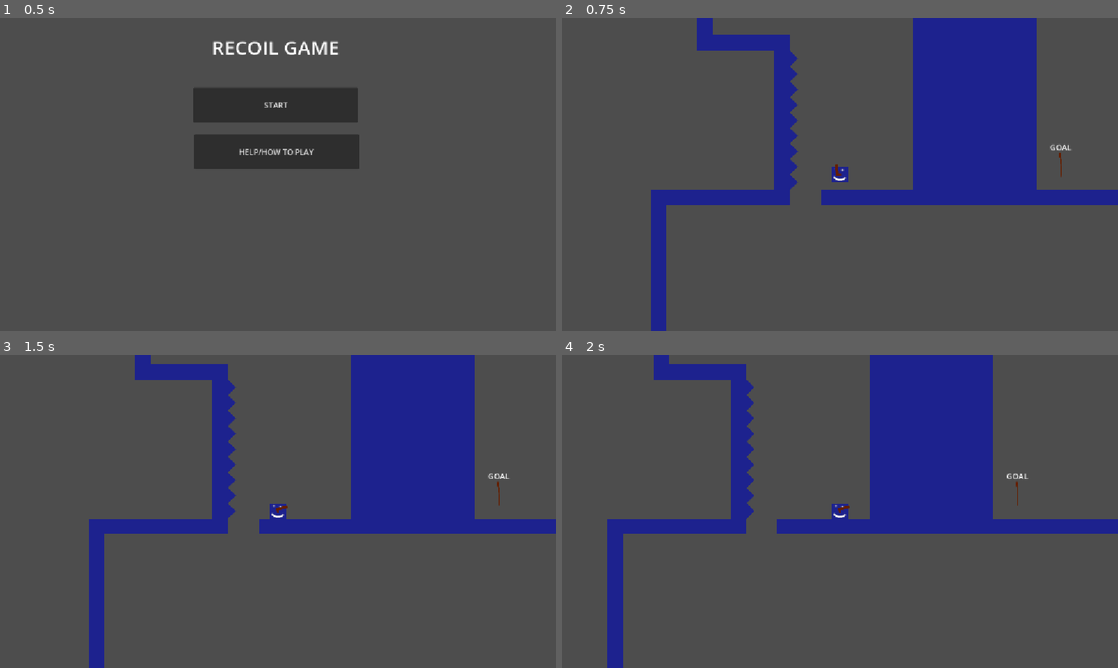
Above: before the commit, frames 1-4 (two rows, left to right).
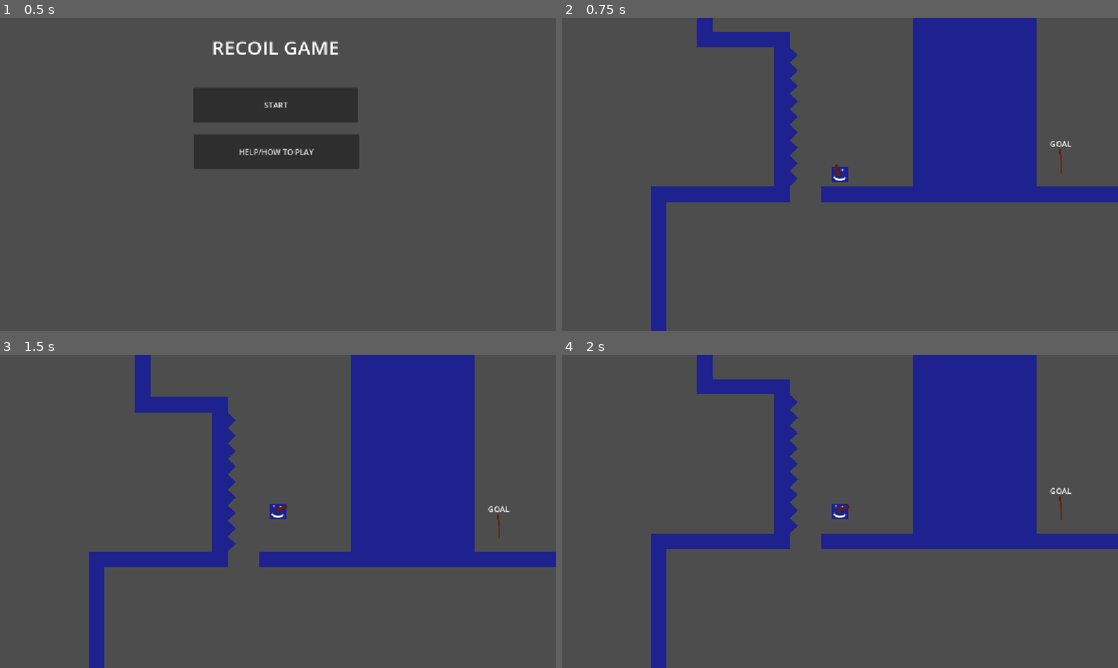
Above: after the commit, the same moments.

Repository: ejoit/Shooter-Game
Game: Godot game, scene res://Scenes/tile_screen.tscn
Two runs of this game, one before a commit and one after it. Both use one fixed random seed, a clock stepped at 60 frames per second and the inputs below.
Inputs (mouse positions are in pixels of both pictures, inside the frame that each line leads up to):
- Up to frame 1 (0.5 s): no input
- Up to frame 2 (0.75 s): click "START" at 0.5 s
- Up to frame 3 (1.5 s): tap Enter (ui_accept) at 1.25 s; move the mouse to (400, 495) at 1.27 s; hold Right (ui_right) from 1.28 s (still down); click (400, 495) at 1.35 s
- Up to frame 4 (2 s): keep holding Right (ui_right); tap Enter (ui_accept) at 1.52 s

Frame 1 is identical in both runs. In frame 2, 1.9% of the frame differs, in the area x 16-100%, y 4-60%; in frame 3, 9.9%; in frame 4, 22%, in the area x 8-100%, y 0-100%.

Commit message:
the mutie node state machines
just overcomplicated for now
dont know why tutorails overcomplicate it

Diff:
--- /dev/null
+++ b/Might use later/States/state_machine.tscn
@@ -0,0 +1,17 @@
+[gd_scene format=3 uid="uid://b1u03bwv27qf8"]
+
+[ext_resource type="Script" uid="uid://dwgdvtddx81b3" path="res://Might use later/States/state_machine.gd" id="1_wiu0n"]
+[ext_resource type="Script" uid="uid://g03uxgws823b" path="res://Might use later/States/Ground.gd" id="2_k173b"]
+[ext_resource type="Script" uid="uid://7giy6ge4y0gu" path="res://Might use later/States/Air.gd" id="3_yoeyo"]
+
+[node name="StateMachine" type="Node" unique_id=1118068997 node_paths=PackedStringArray("initial_state", "player")]
+script = ExtResource("1_wiu0n")
+initial_state = NodePath("GroundState")
+player = NodePath("")
+metadata/_custom_type_script = "uid://dwgdvtddx81b3"
+
+[node name="GroundState" type="Node" parent="." unique_id=901593350]
+script = ExtResource("2_k173b")
+
+[node name="AirState" type="Node" parent="." unique_id=409535736]
+script = ExtResource("3_yoeyo")
--- a/Scenes/player.tscn
+++ b/Scenes/player.tscn
@@ -1,12 +1,9 @@
 [gd_scene format=3 uid="uid://be8qbmt0fe144"]
 
-[ext_resource type="Script" uid="uid://oopavh2c5iu6" path="res://Player/Scripts/newplayer.gd" id="1_8erm5"]
-[ext_resource type="Script" uid="uid://dwgdvtddx81b3" path="res://Player/Scripts/state_machine.gd" id="2_8erm5"]
+[ext_resource type="Script" uid="uid://c7uw2se0iwjkh" path="res://Player/Scripts/player.gd" id="1_cvnsp"]
 [ext_resource type="Texture2D" uid="uid://dkpnvud1may1r" path="res://beta Throwaway stuuf/test_char.png" id="2_cvnsp"]
 [ext_resource type="PackedScene" uid="uid://bfyqebuqpeull" path="res://Scenes/gun_1.tscn" id="3_6t5aa"]
-[ext_resource type="Script" uid="uid://g03uxgws823b" path="res://Player/Scripts/States/Ground.gd" id="3_f1ek2"]
 [ext_resource type="Script" uid="uid://co6ub37ujgp7h" path="res://Scripts/camera_2d.gd" id="3_vgqql"]
-[ext_resource type="Script" uid="uid://7giy6ge4y0gu" path="res://Player/Scripts/States/Air.gd" id="4_tx1dd"]
 [ext_resource type="AudioStream" uid="uid://u8e06n0l7dgt" path="res://beta Throwaway stuuf/Shoot6.wav" id="5_fkybt"]
 
 [sub_resource type="RectangleShape2D" id="RectangleShape2D_vgqql"]
@@ -21,19 +18,7 @@
 point_count = 2
 
 [node name="Player" type="CharacterBody2D" unique_id=591046258]
-script = ExtResource("1_8erm5")
-
-[node name="StateMachine" type="Node" parent="." unique_id=736643188 node_paths=PackedStringArray("initial_state", "player")]
-script = ExtResource("2_8erm5")
-initial_state = NodePath("GroundState")
-player = NodePath("..")
-metadata/_custom_type_script = "uid://dwgdvtddx81b3"
-
-[node name="GroundState" type="Node" parent="StateMachine" unique_id=189457691]
-script = ExtResource("3_f1ek2")
-
-[node name="AirState" type="Node" parent="StateMachine" unique_id=2094210729]
-script = ExtResource("4_tx1dd")
+script = ExtResource("1_cvnsp")
 
 [node name="Sprite2D" type="Sprite2D" parent="." unique_id=372695957]
 position = Vector2(-2.3841858e-07, 0)
--- a/project.godot
+++ b/project.godot
@@ -28,6 +28,7 @@
 [file_customization]
 
 folder_colors={
+"res://Might use later/": "red",
 "res://Player/": "green"
 }
 
Renamed: Player/Scripts/States/Air.gd -> Might use later/States/Air.gd
Renamed: Player/Scripts/States/Air.gd.uid -> Might use later/States/Air.gd.uid
Renamed: Player/Scripts/States/Ground.gd -> Might use later/States/Ground.gd
Renamed: Player/Scripts/States/Ground.gd.uid -> Might use later/States/Ground.gd.uid
Renamed: Player/Scripts/state.gd -> Might use later/States/state.gd
Renamed: Player/Scripts/state.gd.uid -> Might use later/States/state.gd.uid
Renamed: Player/Scripts/state_machine.gd -> Might use later/States/state_machine.gd
Renamed: Player/Scripts/state_machine.gd.uid -> Might use later/States/state_machine.gd.uid
Not shown, removed: Scenes/player.tscn.depren
